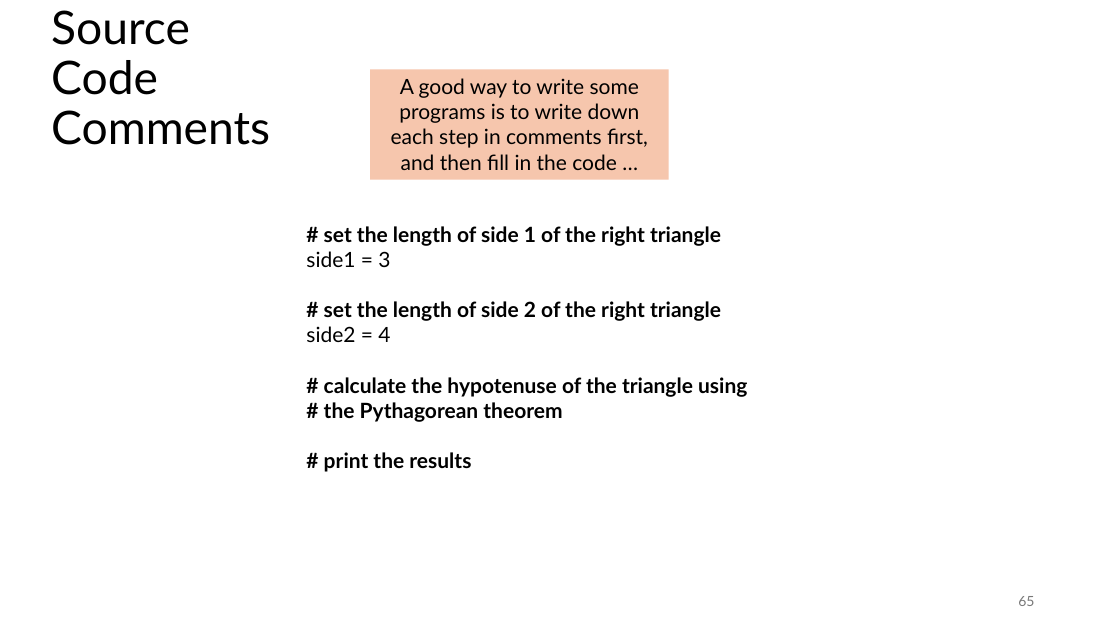
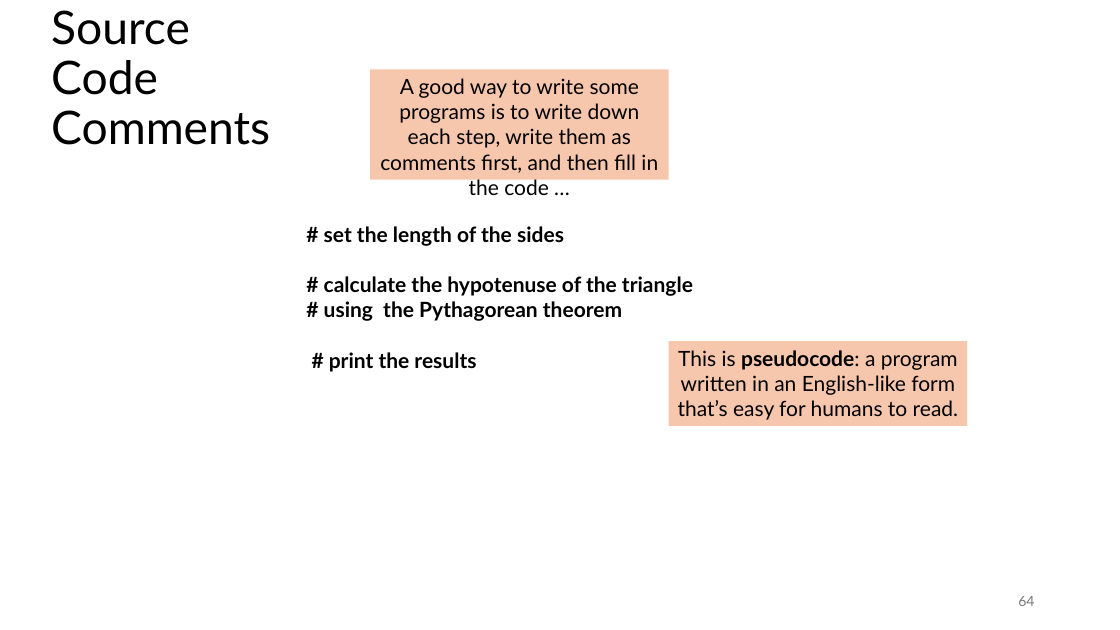
Before and after one commit to tjd1234/cmpt120spring2026, a slide deck: slide 64 of lecture_notes/chapter2/chapter2.pptx (slide 65 before the commit). Drawn at 1120x630 pixels with LibreOffice and Linux fonts; fonts in the diff are those of the drawing. Boxes give left, top, right and bottom in pixels: in the first picture for what was removed or moved away, otherwise in the second. Text is boxed around its words. In the diff, an @@ line names an element or a change of style, - is before the commit and + after.

```diff
--- a/lecture_notes/chapter2/chapter2.pptx
+++ b/lecture_notes/chapter2/chapter2.pptx
@@ text in rectangle at (x1=380, y1=78, x2=658, y2=195): text changed @@
-A good way to write some programs is to write down each step in comments first, and then fill in the code …
+A good way to write some programs is to write down each step, write them as comments first, and then fill in the code …
@@ text at (x1=324, y1=226, x2=693, y2=321): text changed @@
-# set the length of side 1 of the right triangle
-side1 = 3
-# set the length of side 2 of the right triangle
-side2 = 4
-# calculate the hypotenuse of the triangle using
-# the Pythagorean theorem
+# set the length of the sides
+# calculate the hypotenuse of the triangle
+# using the Pythagorean theorem
@@ rectangle added at (x1=669, y1=341, x2=967, y2=426), fill #F6C6AD, 18 pt, text #000000 @@
+This is pseudocode: a program written in an English-like form that’s easy for humans to read.
@@ page number at (x1=1018, y1=596, x2=1034, y2=606): text changed @@
-65
+64
```
Also in this commit, not shown: 9 other slides changed, 2 slides added, 1 slide removed, 3 other files.
